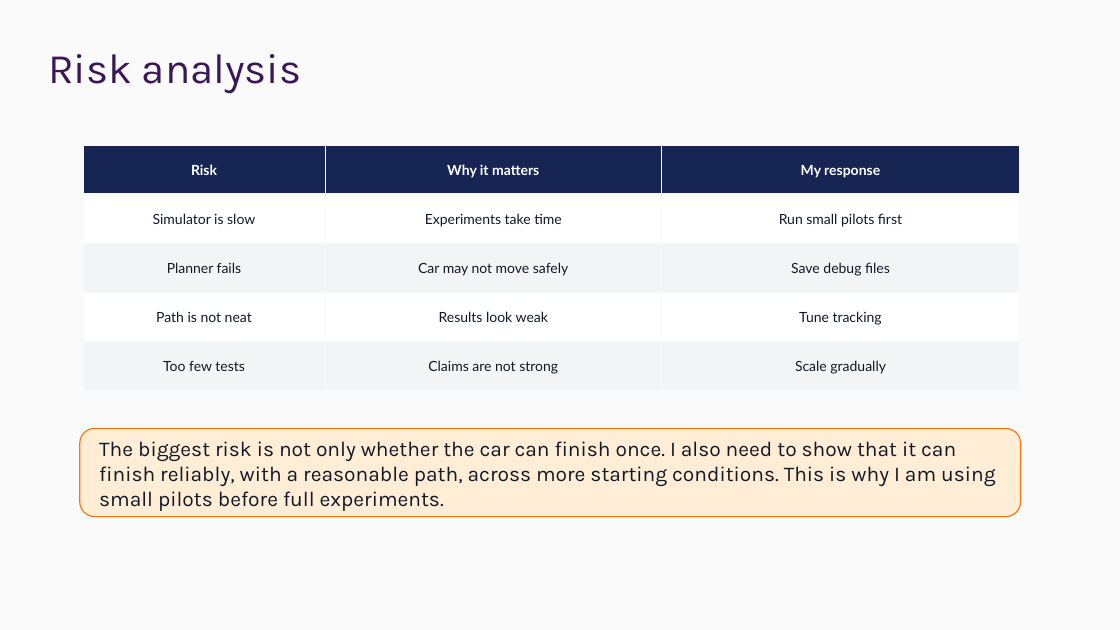
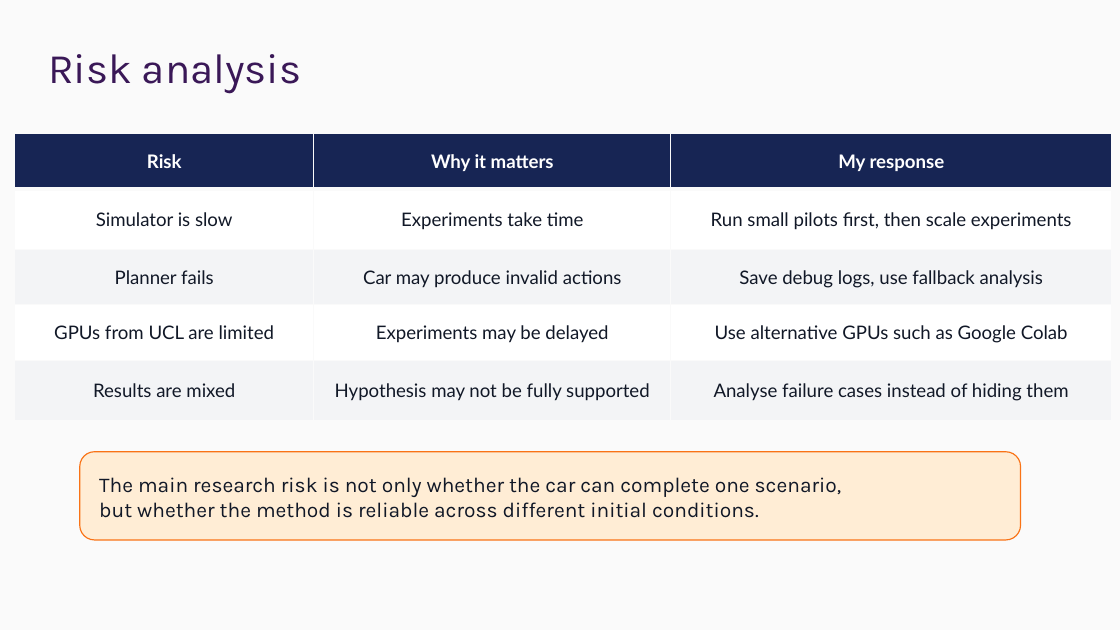
Before and after one commit to ChrisXiejq/Research-Project-IMLS, a slide deck: slide 10 of docs/presentation/25027138 - Presentation.pptx (slide 9 before the commit). Drawn at 1120x630 pixels with LibreOffice and Linux fonts; fonts in the diff are those of the drawing; background and template pictures are left out. Boxes give left, top, right and bottom in pixels: in the first picture for what was removed or moved away, otherwise in the second. Text is boxed around its words. In the diff, an @@ line names an element or a change of style, - is before the commit and + after.

```diff
--- a/docs/presentation/25027138 - Presentation.pptx
+++ b/docs/presentation/25027138 - Presentation.pptx
@@ table at box(14, 134, 1112, 421) @@
-row 2, column 3: Run small pilots first
+row 2, column 3: Run small pilots first, then scale experiments
-row 3, column 2: Car may not move safely
+row 3, column 2: Car may produce invalid actions
-row 3, column 3: Save debug files
+row 3, column 3: Save debug logs, use fallback analysis
-row 4: Path is not neat | Results look weak | Tune tracking
+row 4: GPUs from UCL are limited | Experiments may be delayed | Use alternative GPUs such as Google Colab
-row 5: Too few tests | Claims are not strong | Scale gradually
+row 5: Results are mixed | Hypothesis may not be fully supported | Analyse failure cases instead of hiding them
@@ size 12 to 16 pt in "Risk", "Why it matters", "My response", "Simulator is slow" and 2 more places @@
@@ table: place and size @@
-table at box(83, 145, 1020, 391)
+table at box(14, 134, 1112, 421)
@@ rounded rectangle "The main research risk is ...": place and size @@
-rounded rectangle "The main research risk is ..." at box(80, 429, 1021, 517)
+rounded rectangle "The main research risk is ..." at box(80, 452, 1021, 540)
@@ text in rounded rectangle at box(99, 477, 842, 518): text changed @@
-The biggest risk is not only whether the car can finish once. I also need to show that it can finish reliably, with a reasonable path, across more starting conditions. This is why I am using small pilots before full experiments.
+The main research risk is not only whether the car can complete one scenario,
+but whether the method is reliable across different initial conditions.
```
Also in this commit, not shown: 5 other slides changed, 3 slides added, 2 slides removed, 2 other files.
